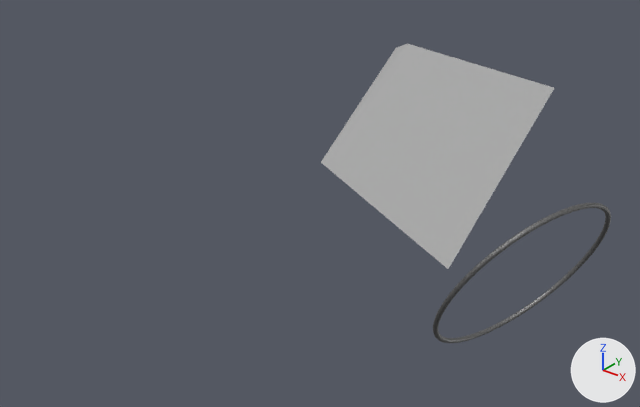
What one commit did to the Blender file blender_projects/wheels3-withplane.blend.
The view is the same before and after, from a 50 mm camera at (4.24, -3.59, 3.6) aimed at (0.03, 1.67, 0.34). Lighting does not change. The marker at lower right points along +X, +Y and +Z.

In view in the first picture: 'MyObject', 'Torus.001'.
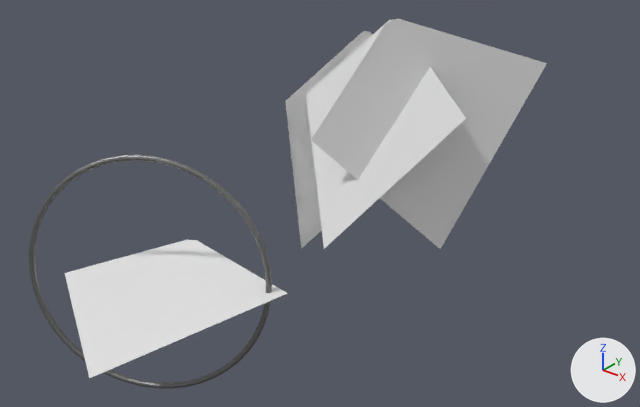
Boxes [x1, y1, x2, y2] around the edits, measured in the pictures (640 x 407 px):
'MyObject', mesh moved: before [321, 44, 554, 269]; after [311, 19, 547, 249]
'MyObject_copy', added: after [65, 239, 287, 378]
'MyObject.001', added: after [306, 20, 466, 249]
'Torus.001', moved, turned: before [433, 203, 611, 343]; after [29, 154, 272, 389]
'MyObject.004', added: after [285, 31, 372, 249]
'MyObject.003', added: after [286, 31, 371, 245]

The change, as a diff of the scene's bpy script:
```diff
--- a/blender_projects/wheels3-withplane.blend.py
+++ b/blender_projects/wheels3-withplane.blend.py
@@ me_mybeautifulmesh_009 @@
 me_mybeautifulmesh_009.from_pydata(...)  # 5 vertices, 1 face; spans x -0.65..0.76, y -0.41..0.48, z -1.2..0.62
 # used by ob_myobject; location = (1.018, 1.666, 1.272)
+# me_mybeautifulmesh_009 part 1: the whole mesh is moved by (-0.06, -0.04, 0.18)
@@ me_mybeautifulmesh_013 @@
+me_mybeautifulmesh_013.from_pydata([(-0.06, 0.33, 0.74), (0.02, 0.32, 0.76), (0.91, -0.14, 0.31), (-0.13, -0.37, -0.95), (-0.82, 0.25, 0.01)], [], [(0, 1, 2, 3, 4)])
@@ me_mybeautifulmesh_012 @@
+me_mybeautifulmesh_012.from_pydata([(-0.06, 0.33, 0.74), (0.02, 0.32, 0.76), (0.91, -0.14, 0.31), (-0.13, -0.37, -0.95), (-0.82, 0.25, 0.01)], [], [(0, 1, 2, 3, 4)])
@@ me_mybeautifulmesh_010 @@
+me_mybeautifulmesh_010.from_pydata([(-0.06, 0.33, 0.74), (0.02, 0.32, 0.76), (0.91, -0.14, 0.31), (-0.13, -0.37, -0.95), (-0.82, 0.25, 0.01)], [], [(0, 1, 2, 3, 4)])
@@ me_mybeautifulmesh_019 @@
+me_mybeautifulmesh_019.from_pydata([(-0.44, 0.69, 0.05), (-0.36, 0.74, 0.04), (0.72, 0.65, -0.02), (0.36, -0.98, -0.05), (-0.8, -0.3, 0.04)], [], [(0, 1, 2, 3, 4)])
@@ ob_torus_001 @@
 ob_torus_001 = bpy.data.objects.new('Torus.001', me_torus_001)
-ob_torus_001.location = (1.218, 3.236, -0.653)
-ob_torus_001.rotation_euler = (-0.817, -1.012, 0.635)  # degrees (-47, -58, 36)
+ob_torus_001.location = (-0.611, 0.303, 0.024)
+ob_torus_001.rotation_euler = (-1.709, -0.137, 0.635)  # degrees (-98, -7.8, 36)
@@ ob_myobject_004 @@
+ob_myobject_004 = bpy.data.objects.new('MyObject.004', me_mybeautifulmesh_013)
+ob_myobject_004.location = (0.228, 1.714, 1.02)
@@ ob_myobject_003 @@
+ob_myobject_003 = bpy.data.objects.new('MyObject.003', me_mybeautifulmesh_012)
+ob_myobject_003.location = (0.228, 1.714, 1.02)
@@ ob_myobject_001 @@
+ob_myobject_001 = bpy.data.objects.new('MyObject.001', me_mybeautifulmesh_010)
+ob_myobject_001.location = (0.568, 1.585, 1.192)
@@ ob_myobject_copy @@
+ob_myobject_copy = bpy.data.objects.new('MyObject_copy', me_mybeautifulmesh_019)
+ob_myobject_copy.location = (-0.356, 0.208, 0.0)
```
